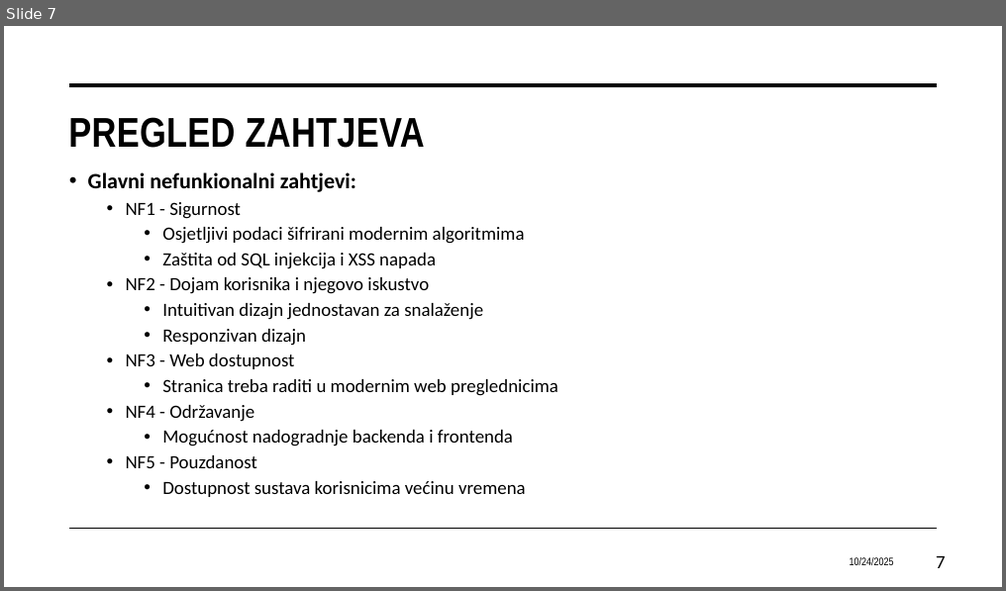
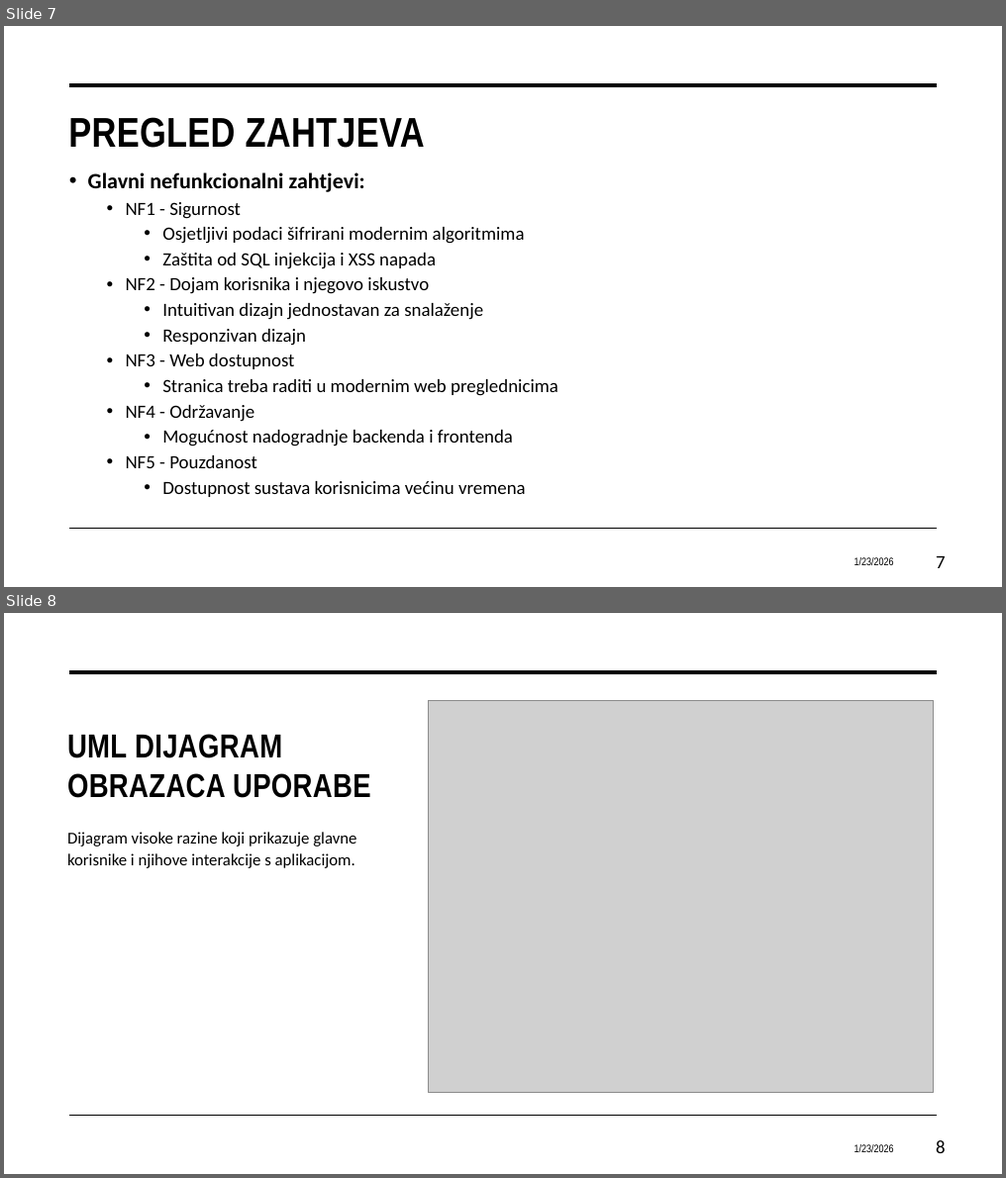
Before and after one commit to Nikolaaa777/Progi---13.4---PawPal, a slide deck: PawPal.pptx. Shown one above the other, each under a label of ours: slide 7 before the commit, slides 7 and 8 after it. The pictures are 1006x591 and 1006x1178 pixels, drawn with LibreOffice and Linux fonts; fonts in the diff are those of the drawing; grey boxes stand for pictures. Boxes give left, top, right and bottom in pixels: in the first picture for what was removed or moved away, otherwise in the second. Text is boxed around its words. In the diff, an @@ line names an element or a change of style, - is before the commit and + after.

```diff
--- a/PawPal.pptx
+++ b/PawPal.pptx
@@ slide 8 added at bbox=[4, 613, 1002, 1174], background #FFFFFF; not listed: 2 template elements that a slide beside it also shows @@
@@ picture added at bbox=[429, 700, 934, 1093] @@
@@ title added at bbox=[67, 734, 371, 798], 32 pt, text #000000, bold @@
+UML DIJAGRAM OBRAZACA UPORABE
@@ text added at bbox=[67, 832, 356, 868], 16 pt, text #000000 @@
+Dijagram visoke razine koji prikazuje glavne korisnike i njihove interakcije s aplikacijom.
@@ text added at bbox=[854, 1145, 894, 1153], 10.5 pt, text #000000 @@
+1/23/2026
@@ page number added at bbox=[936, 1141, 945, 1154], 18 pt, text #000000 @@
+8
@@ slide 7 changed as well @@
@@ text at bbox=[88, 173, 365, 192]: text changed @@
-• Glavni nefunkionalni zahtjevi:
+• Glavni nefunkcionalni zahtjevi:
@@ text at bbox=[854, 558, 894, 566]: text changed @@
-10/24/2025
+1/23/2026
```
Also in this commit, not shown: 6 other slides changed, 4 other slides added, 1 slide removed.
